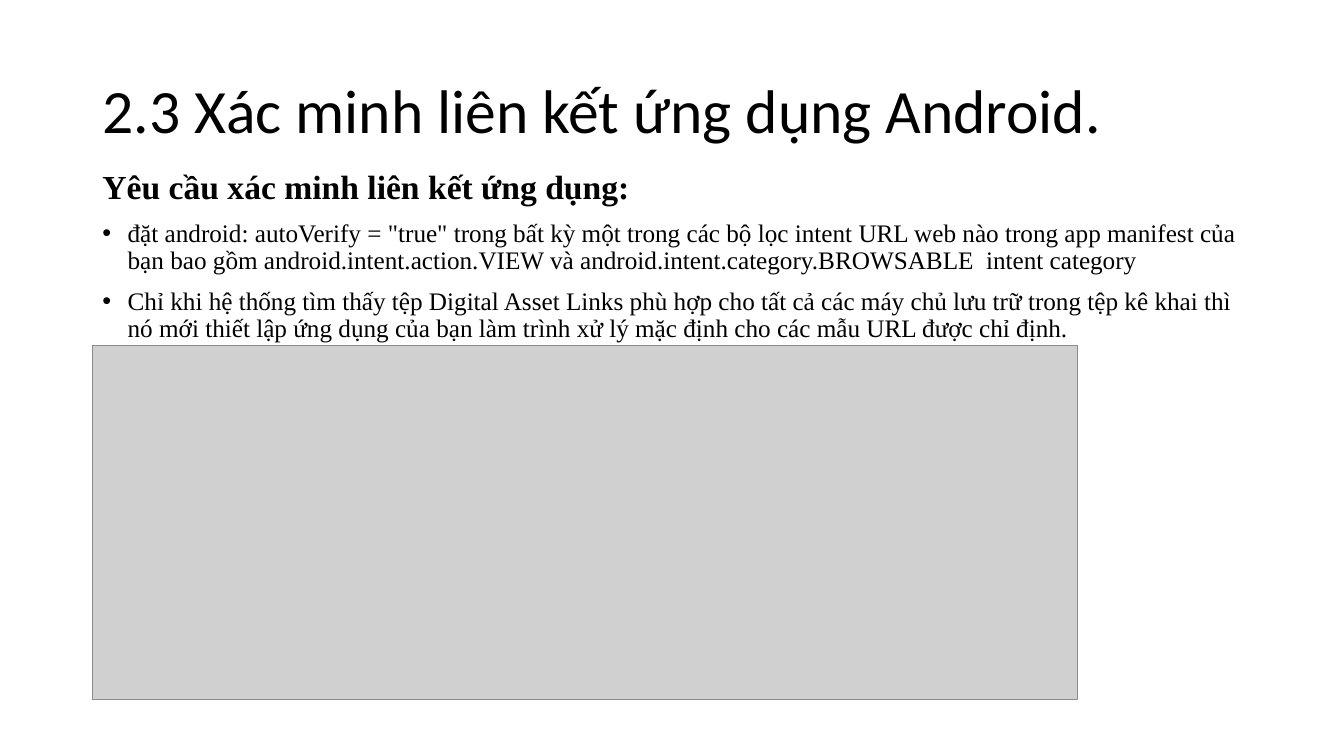
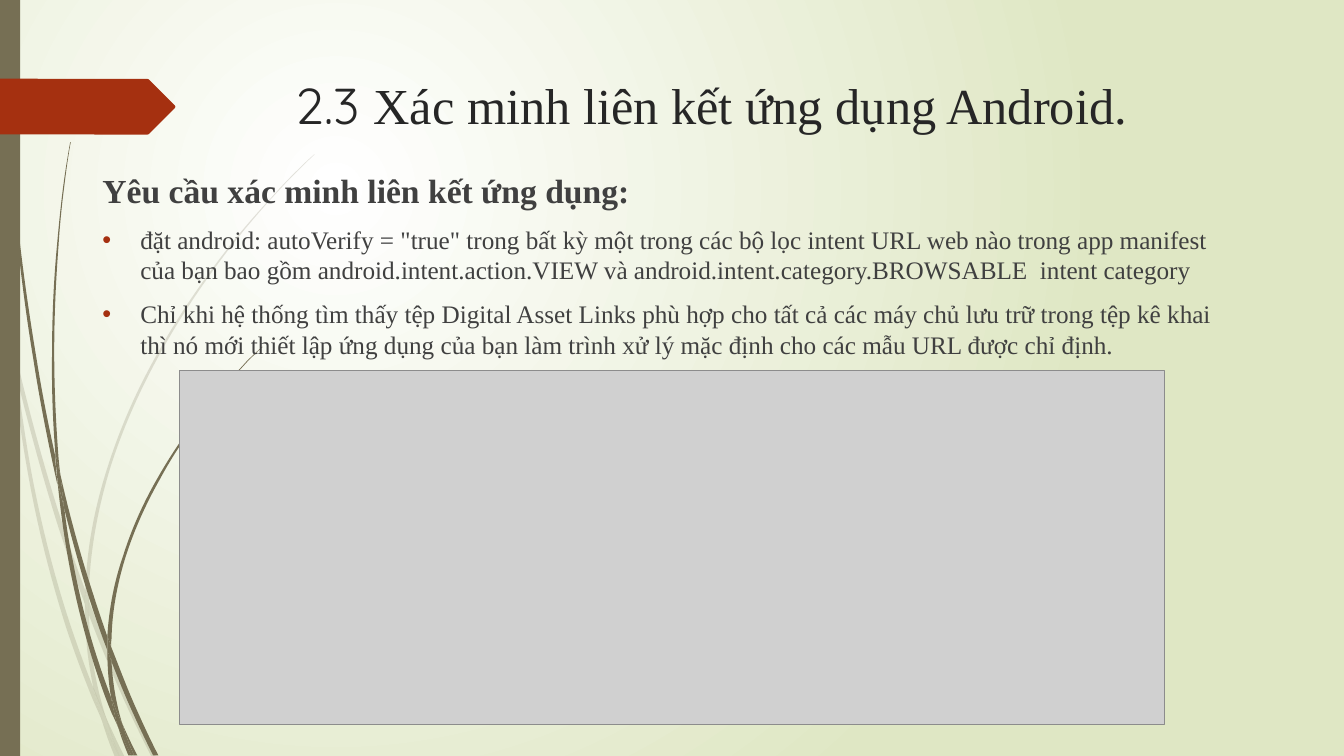
Before and after one commit to trieuduy27051999/Google-play-infor-, a slide deck: slide 66 of 3 muc dau GooglePlay.pptx. Drawn at 1344x756 pixels with LibreOffice and Linux fonts; fonts in the diff are those of the drawing; grey boxes stand for pictures. Boxes give left, top, right and bottom in pixels: in the first picture for what was removed or moved away, otherwise in the second. Text is boxed around its words. In the diff, an @@ line names an element or a change of style, - is before the commit and + after.

Commit message:
Sua font 3 muc dau Google Play

```diff
--- a/3 muc dau GooglePlay.pptx
+++ b/3 muc dau GooglePlay.pptx
@@ background #FFFFFF to gradient #FFFFFF to #DFE8C4 @@
@@ rectangle added at [0, 0, 20, 756], fill #766F54 @@
@@ freeform shape added at [0, 79, 175, 134], fill #A53010 @@
@@ title "2.3 Xác minh liên kết ...": place and size @@
-title "2.3 Xác minh liên kết ..." at [102, 86, 1101, 144]
+title "2.3 Xác minh liên kết ..." at [296, 87, 1127, 134]
@@ title "2.3 Xác minh liên kết ..." at [296, 87, 1127, 134]: size 44 to 36 pt, font Calibri to Times New Roman, text colour #000000 to #262626; font Calibri to Quicksand in "2.3"; line spacing 0.9 to 1; vertical alignment middle to top @@
@@ text "Yêu cầu xác minh liên ..." at [102, 178, 1210, 360]: text colour #000000 to #404040; line spacing 0.9 to 1; indent changed @@
@@ picture: place and size @@
-picture at [93, 346, 1078, 700]
+picture at [179, 371, 1165, 725]
@@ group added at [0, 154, 315, 756]: 10 freeform shapes @@
@@ group added at [3, 0, 262, 756]: 12 freeform shapes @@
```
Also in this commit, not shown: 79 other slides changed.
